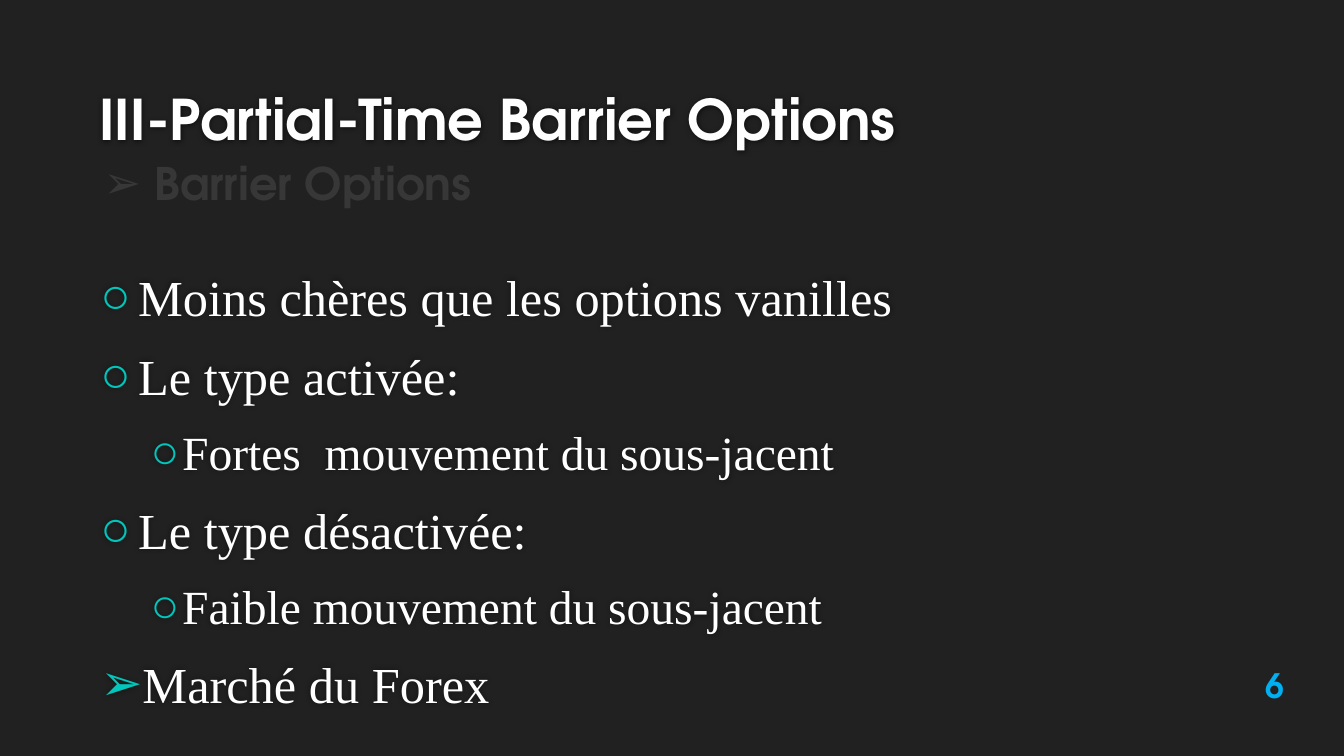
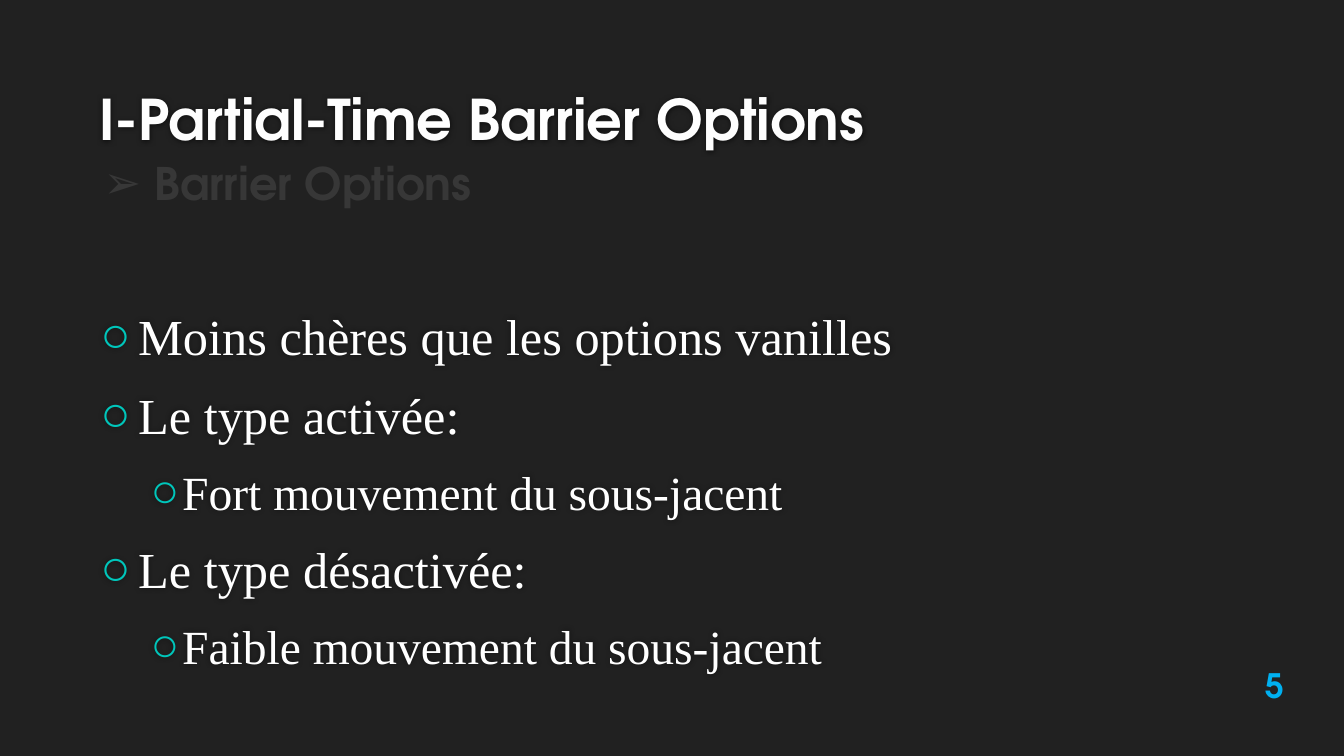
Before and after one commit to Ayadi07/Quantlib, a slide deck: slide 5 of report and presentation/QuantLib1.3 16-01-2014-modified version.pptx (slide 6 before the commit). Drawn at 1344x756 pixels with LibreOffice and Linux fonts; fonts in the diff are those of the drawing; background and template pictures are left out. Boxes give left, top, right and bottom in pixels: in the first picture for what was removed or moved away, otherwise in the second. Text is boxed around its words. In the diff, an @@ line names an element or a change of style, - is before the commit and + after.

```diff
--- a/report and presentation/QuantLib1.3 16-01-2014-modified version.pptx
+++ b/report and presentation/QuantLib1.3 16-01-2014-modified version.pptx
@@ title at box(99, 97, 864, 151): text changed @@
-III-Partial-Time Barrier Options
+I-Partial-Time Barrier Options
@@ text at box(182, 477, 783, 520): text changed @@
-  ○ Fortes mouvement du sous-jacent
+  ○ Fort mouvement du sous-jacent
@@ text at box(142, 668, 490, 704): paragraph removed @@
-➢ Marché du Forex
@@ page number at box(1265, 673, 1284, 699): text changed @@
-6
+5
```
Also in this commit, not shown: 22 other slides changed, 1 slide removed, 1 other file.
